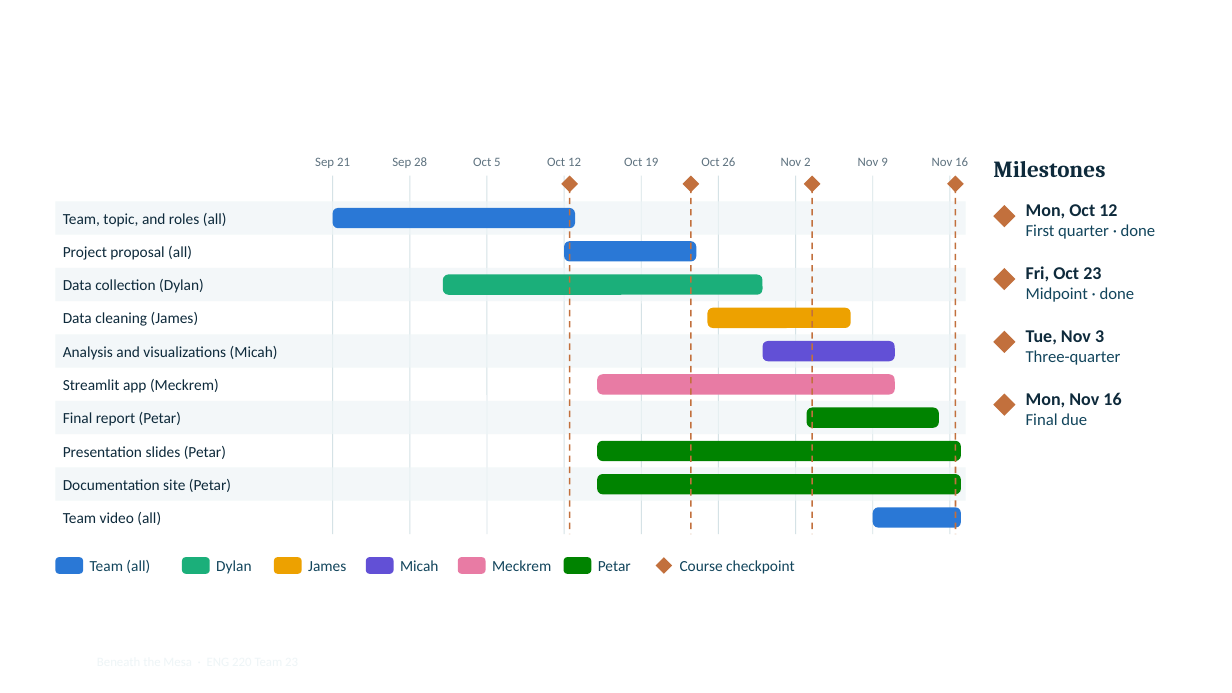
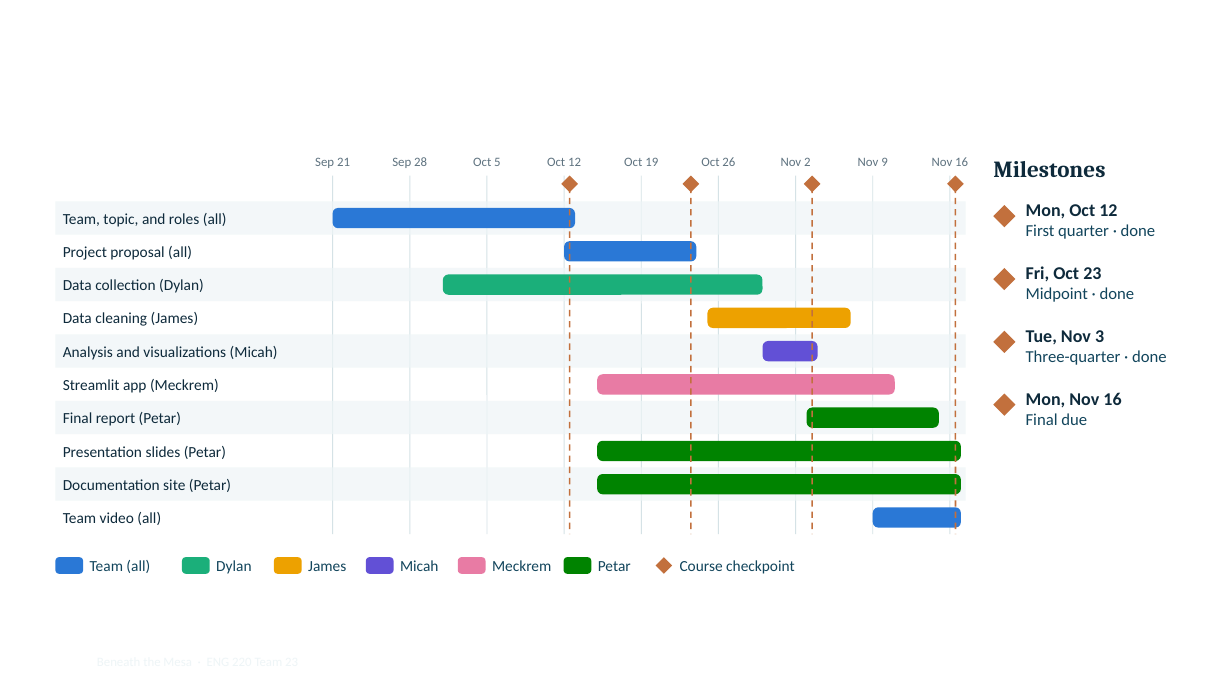
Before and after one commit to pdjordj11/eng_220_aquifer_project, a slide deck: slide 20 of files/beneath_the_mesa_slides.pptx. Drawn at 1232x693 pixels with LibreOffice and Linux fonts; fonts in the diff are those of the drawing; background and template pictures are left out. Boxes give left, top, right and bottom in pixels: in the first picture for what was removed or moved away, otherwise in the second. Text is boxed around its words. In the diff, an @@ line names an element or a change of style, - is before the commit and + after.

```diff
--- a/files/beneath_the_mesa_slides.pptx
+++ b/files/beneath_the_mesa_slides.pptx
@@ rounded rectangle: place and size @@
-rounded rectangle at (762, 341, 895, 361)
+rounded rectangle at (762, 341, 818, 361)
@@ text at (1026, 350, 1167, 365): text changed @@
-Three-quarter
+Three-quarter · done
```
Also in this commit, not shown: 7 other files.
